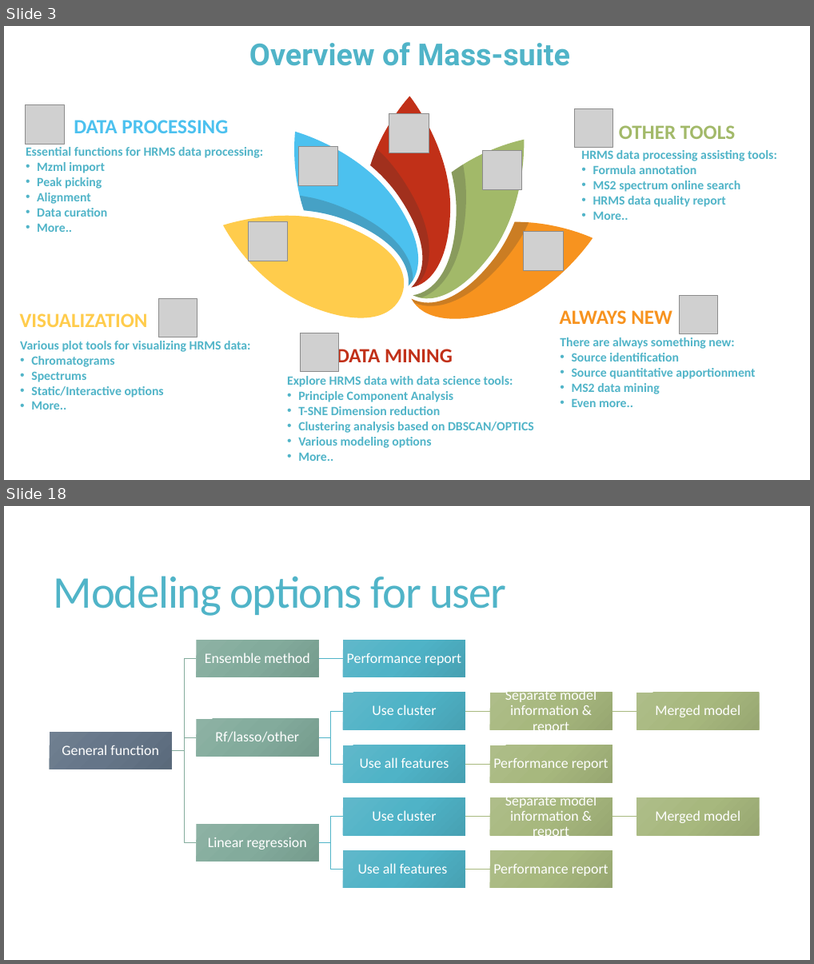
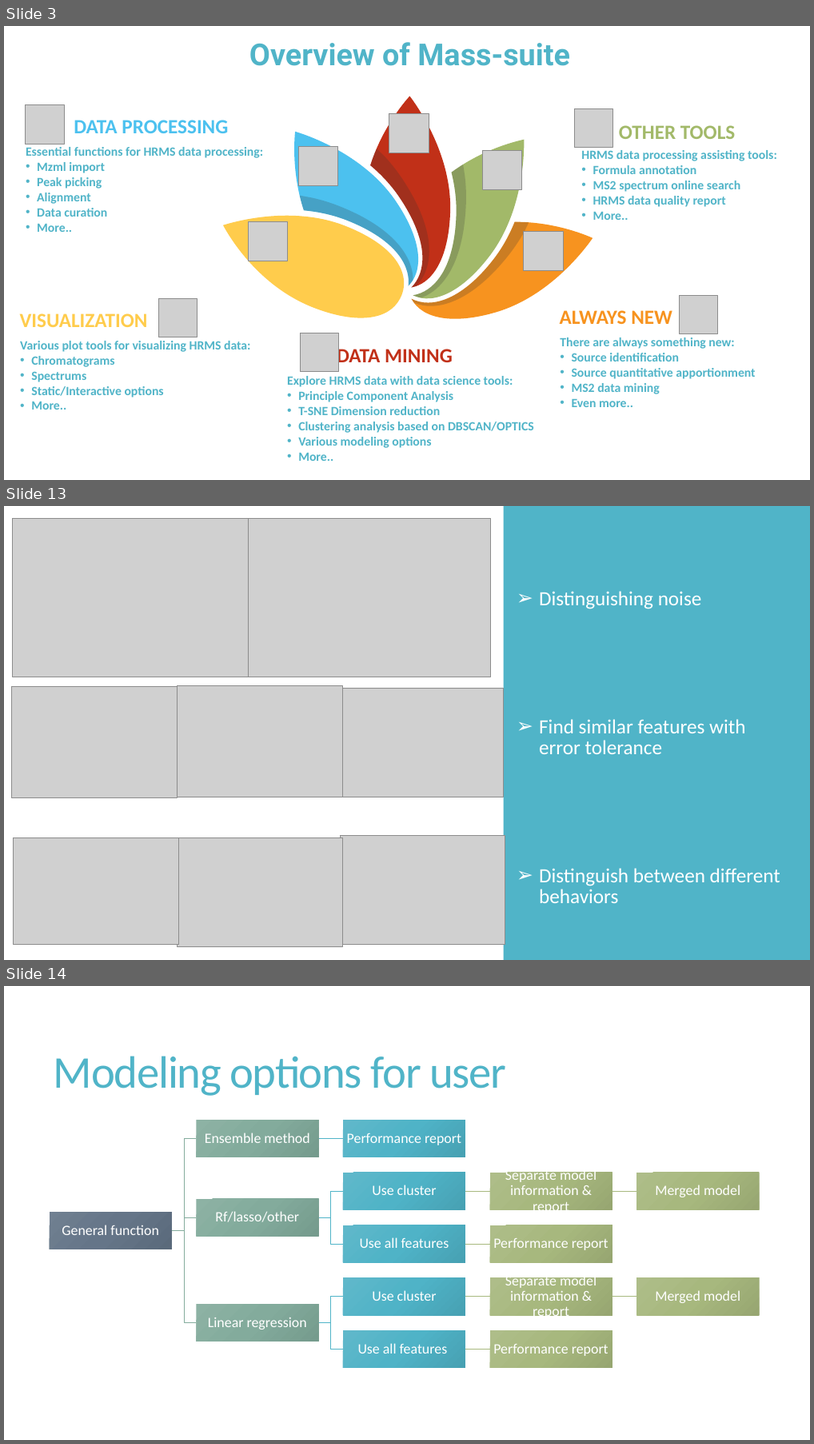
Before and after one commit to XiminHu/mass-suite, a slide deck: doc/20210326 ACS presentation.pptx. Shown one above the other, each under a label of ours: slides 3 and 18 before the commit, slides 3, 13 and 14 after it; the slides between them are not shown. The pictures are 814x964 and 814x1444 pixels, drawn with LibreOffice and Linux fonts; fonts in the diff are those of the drawing; grey boxes stand for pictures. Boxes give left, top, right and bottom in pixels: in the first picture for what was removed or moved away, otherwise in the second. Text is boxed around its words. In the diff, an @@ line names an element or a change of style, - is before the commit and + after.

```diff
--- a/doc/20210326 ACS presentation.pptx
+++ b/doc/20210326 ACS presentation.pptx
@@ slide 13 added at box(4, 506, 810, 960), background #FFFFFF @@
@@ picture added at box(12, 519, 249, 676) @@
@@ picture added at box(249, 519, 491, 676) @@
@@ rectangle added at box(504, 506, 810, 960), fill #50B4C8 @@
@@ text added at box(539, 591, 781, 903), 24 pt, text #FFFFFF @@
+  ➢ Distinguishing noise
+  ➢ Find similar features with error tolerance
+  ➢ Distinguish between different behaviors
@@ picture added at box(12, 686, 177, 797) @@
@@ picture added at box(177, 686, 342, 797) @@
@@ picture added at box(338, 688, 503, 797) @@
@@ picture added at box(13, 837, 178, 944) @@
@@ picture added at box(177, 837, 342, 947) @@
@@ picture added at box(340, 835, 506, 944) @@
@@ what was slide 18 is now slide 14 @@
```
Also in this commit, not shown: 8 slides changed, 10 other slides added, 18 slides removed, 9 other files.
